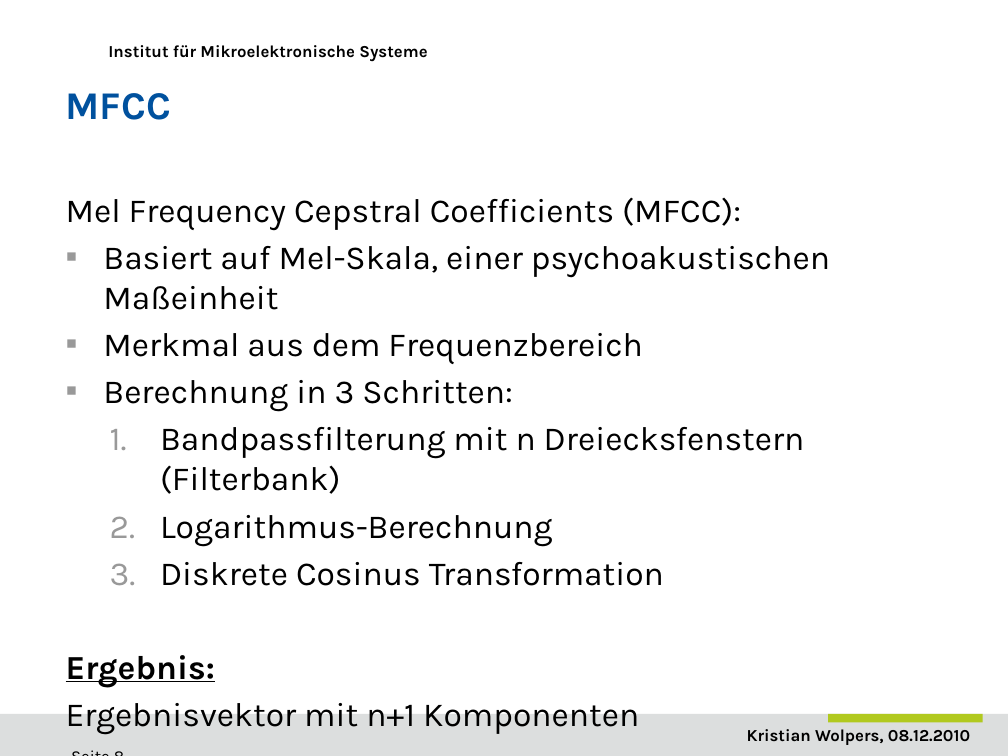
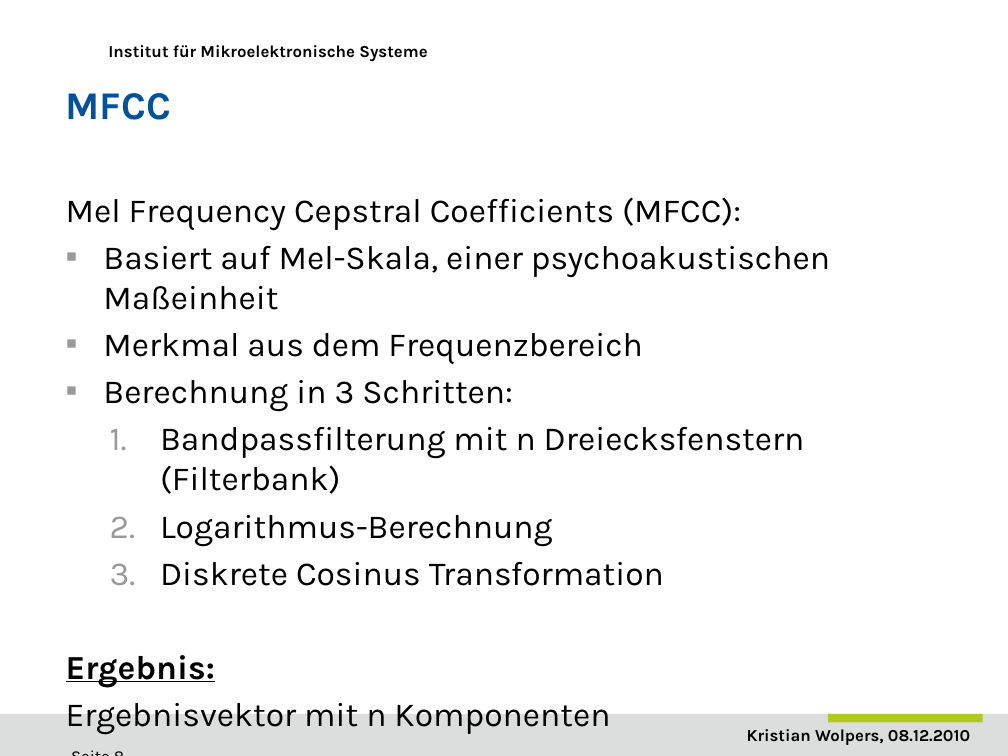
Before and after one commit to DuncanSin/Masterarbeit, a slide deck: slide 8 of Speech/Praesentation1.pptx. Drawn at 1008x756 pixels with LibreOffice and Linux fonts; fonts in the diff are those of the drawing; background and template pictures are left out. Boxes give left, top, right and bottom in pixels: in the first picture for what was removed or moved away, otherwise in the second. Text is boxed around its words. In the diff, an @@ line names an element or a change of style, - is before the commit and + after.

```diff
--- a/Speech/Praesentation1.pptx
+++ b/Speech/Praesentation1.pptx
@@ text at (x1=66, y1=703, x2=610, y2=734): text changed @@
-Ergebnisvektor mit n+1 Komponenten
+Ergebnisvektor mit n Komponenten
```
Also in this commit, not shown: 7 other slides changed.
